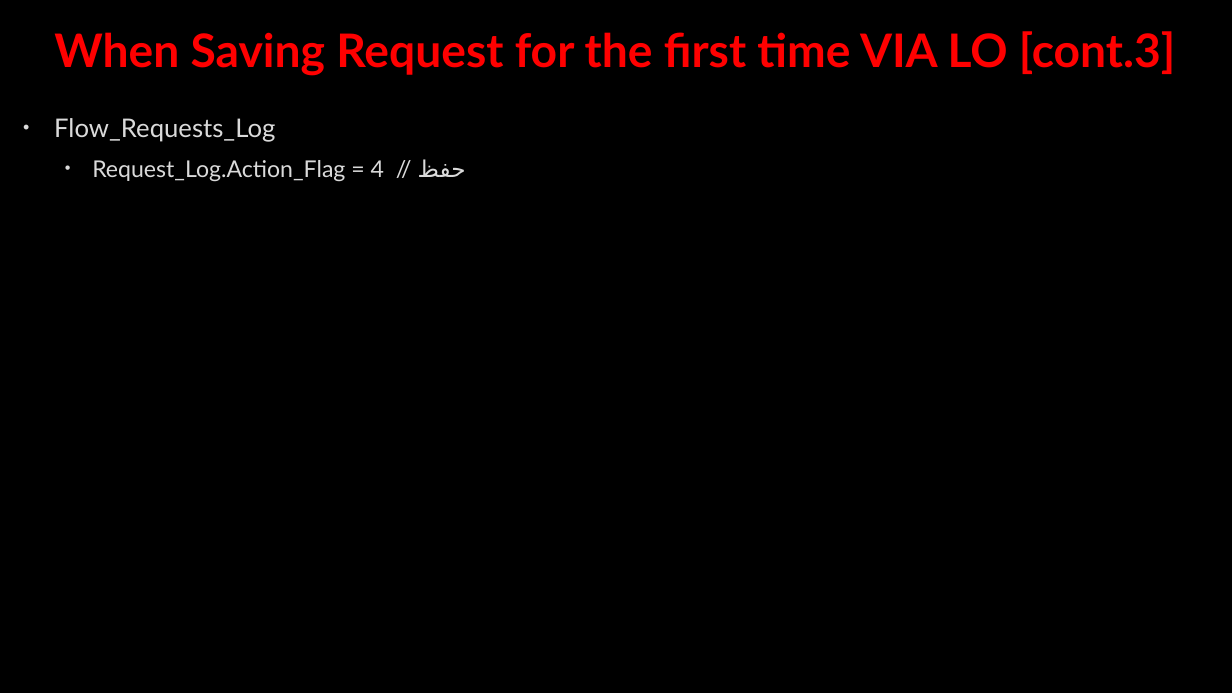
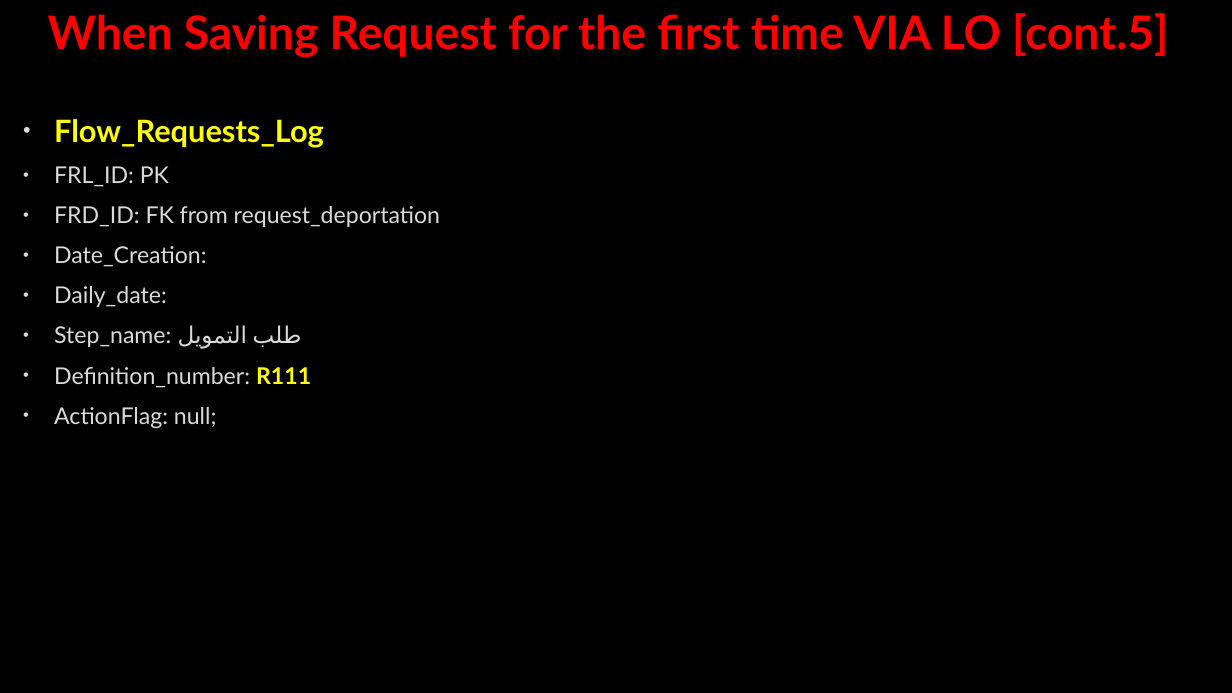
Before and after one commit to AhmedMohamedSamir1/Summary, a slide deck: slide 22 of Dot Net/Business.pptx (slide 21 before the commit). Drawn at 1232x693 pixels with LibreOffice and Linux fonts; fonts in the diff are those of the drawing; background and template pictures are left out. Boxes give left, top, right and bottom in pixels: in the first picture for what was removed or moved away, otherwise in the second. Text is boxed around its words. In the diff, an @@ line names an element or a change of style, - is before the commit and + after.

```diff
--- a/Dot Net/Business.pptx
+++ b/Dot Net/Business.pptx
@@ title at [48,13,1168,58]: text changed @@
-When Saving Request for the first time VIA LO [cont.3]
+When Saving Request for the first time VIA LO [cont.5]
@@ text at [54,119,324,148]: size 20 to 24 pt, text colour #DADADA to #FFFF00, bold on in "Flow_Requests_Log" @@
@@ text at [54,166,440,429]: text changed @@
-  • Request_Log.Action_Flag = 4 // حفظ
+• FRL_ID: PK
+• FRD_ID: FK from request_deportation
+• Date_Creation:
+• Daily_date:
+• Step_name: طلب التمويل
+• Definition_number: R111
+• ActionFlag: null;
```
Also in this commit, not shown: 11 other slides changed, 23 slides added, 3 slides removed, 1 other file.
